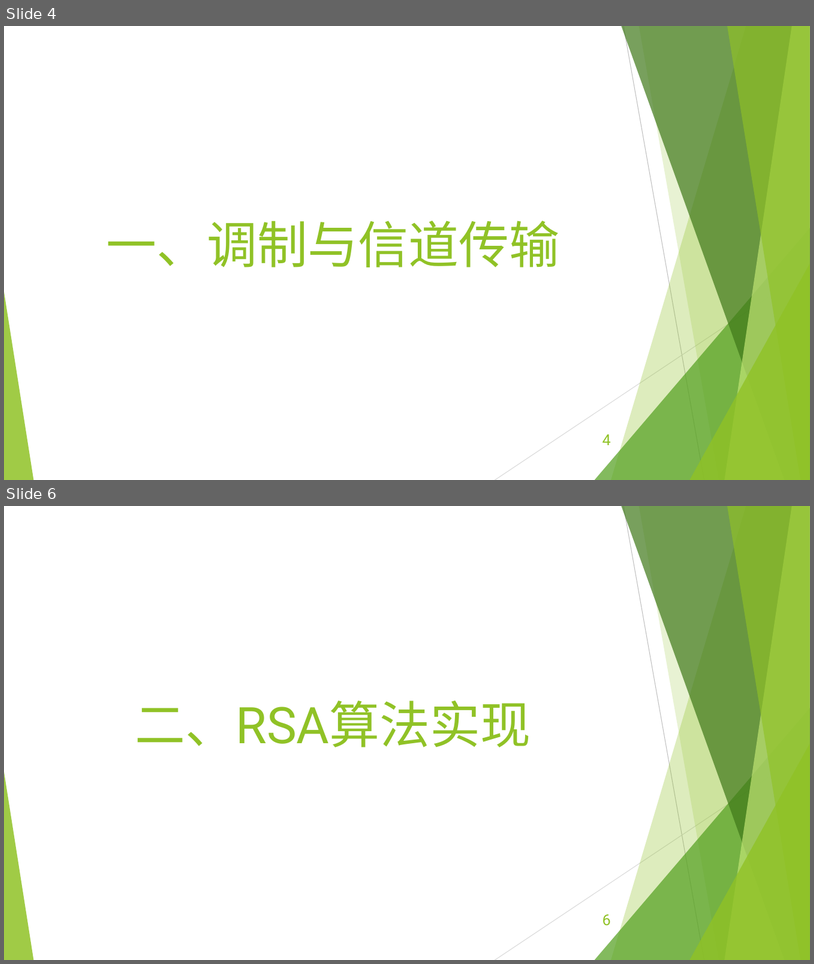
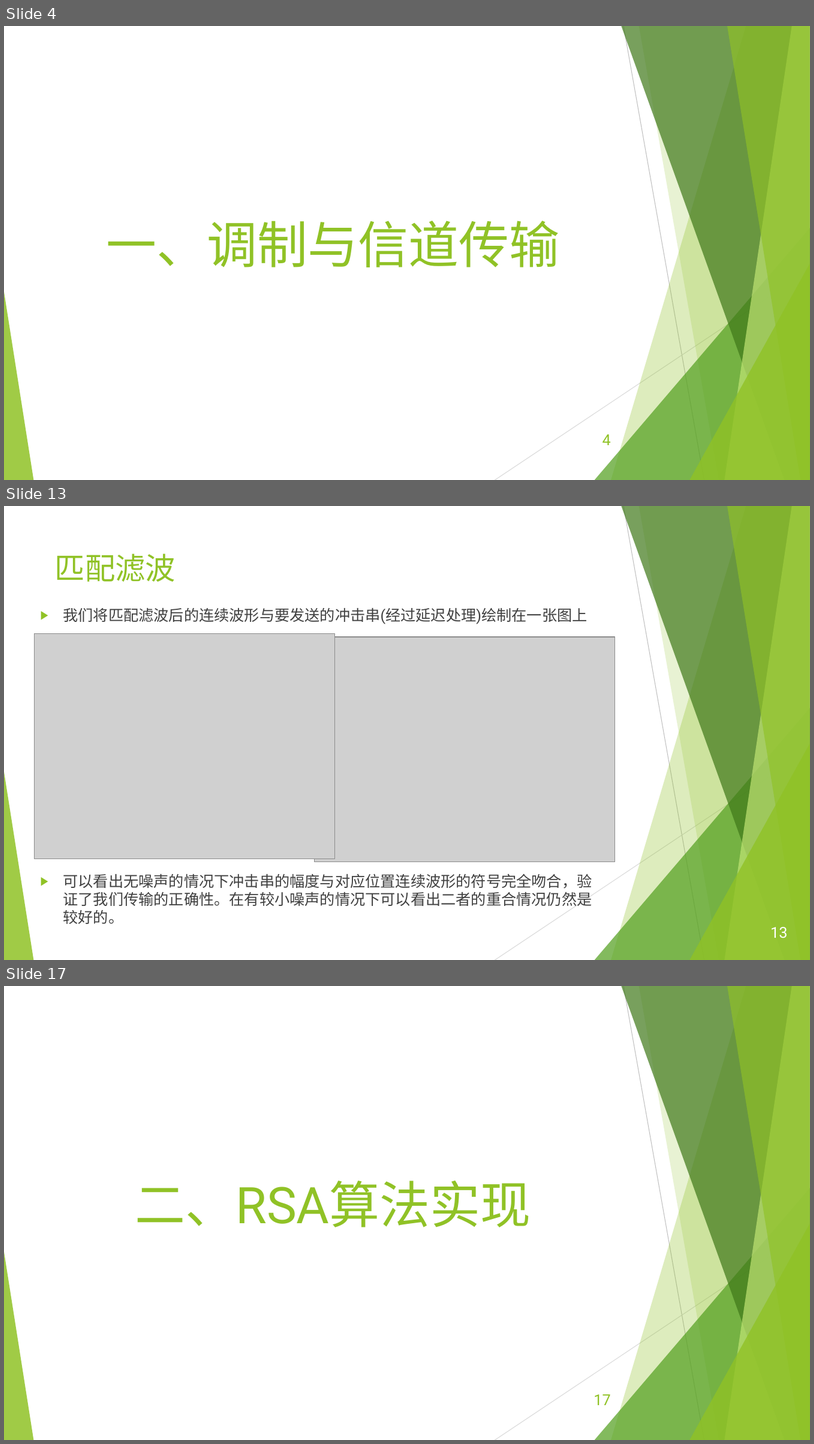
Before and after one commit to EECodingPresentation/project2, a slide deck: 展示报告.pptx. Shown one above the other, each under a label of ours: slides 4 and 6 before the commit, slides 4, 13 and 17 after it; the slides between them are not shown. The pictures are 814x964 and 814x1444 pixels, drawn with LibreOffice and Linux fonts; fonts in the diff are those of the drawing; grey boxes stand for pictures. Boxes give left, top, right and bottom in pixels: in the first picture for what was removed or moved away, otherwise in the second. Text is boxed around its words. In the diff, an @@ line names an element or a change of style, - is before the commit and + after.

```diff
--- a/展示报告.pptx
+++ b/展示报告.pptx
@@ slide 13 added at (x1=4, y1=506, x2=810, y2=960), background #FFFFFF; not listed: 10 template elements that a slide beside it also shows @@
@@ title added at (x1=55, y1=553, x2=176, y2=582), 36 pt, text #90C226 @@
+匹配滤波
@@ text added at (x1=63, y1=608, x2=592, y2=924), 18 pt, text #404040 @@
+▶ 我们将匹配滤波后的连续波形与要发送的冲击串(经过延迟处理)绘制在一张图上
+▶ 可以看出无噪声的情况下冲击串的幅度与对应位置连续波形的符号完全吻合，验证了我们传输的正确性。在有较小噪声的情况下可以看出二者的重合情况仍然是较好的。
@@ picture added at (x1=34, y1=634, x2=335, y2=858) @@
@@ picture added at (x1=315, y1=637, x2=615, y2=861) @@
@@ page number added at (x1=771, y1=927, x2=788, y2=938), 18 pt, text #FFFFFF @@
+13
@@ what was slide 6 is now slide 17 @@
@@ page number at (x1=594, y1=1394, x2=611, y2=1405): text changed @@
-6
+17
```
Also in this commit, not shown: 11 other slides added, 1 slide removed, 2 other files.
